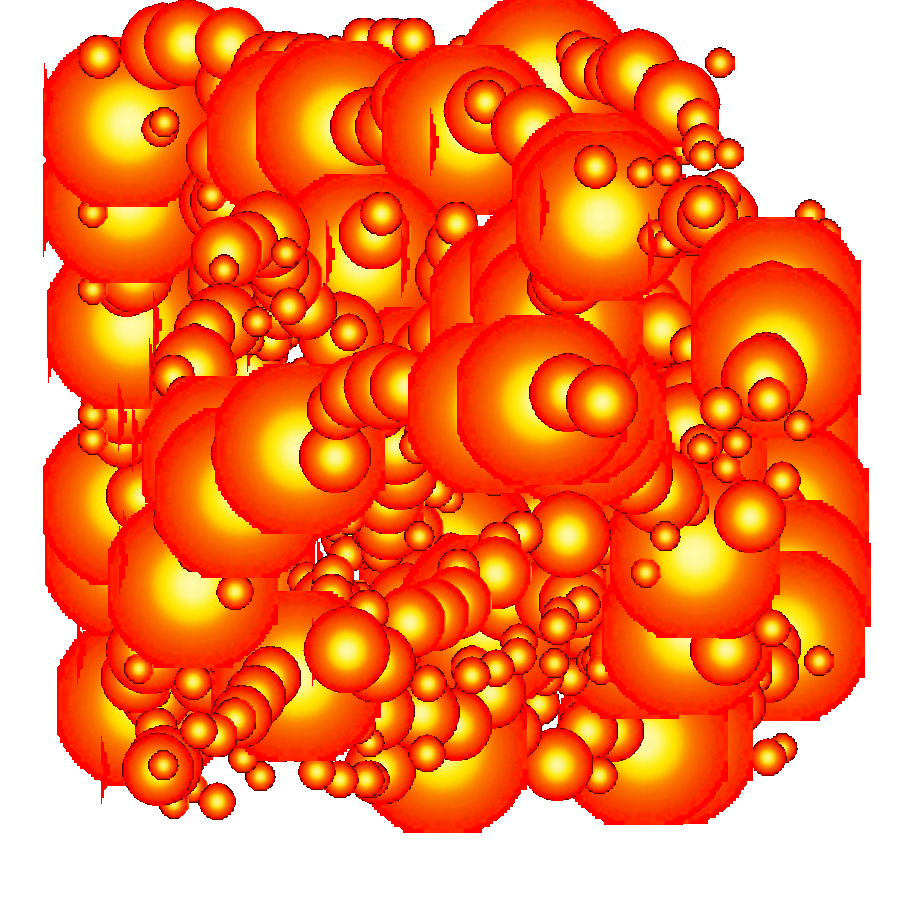
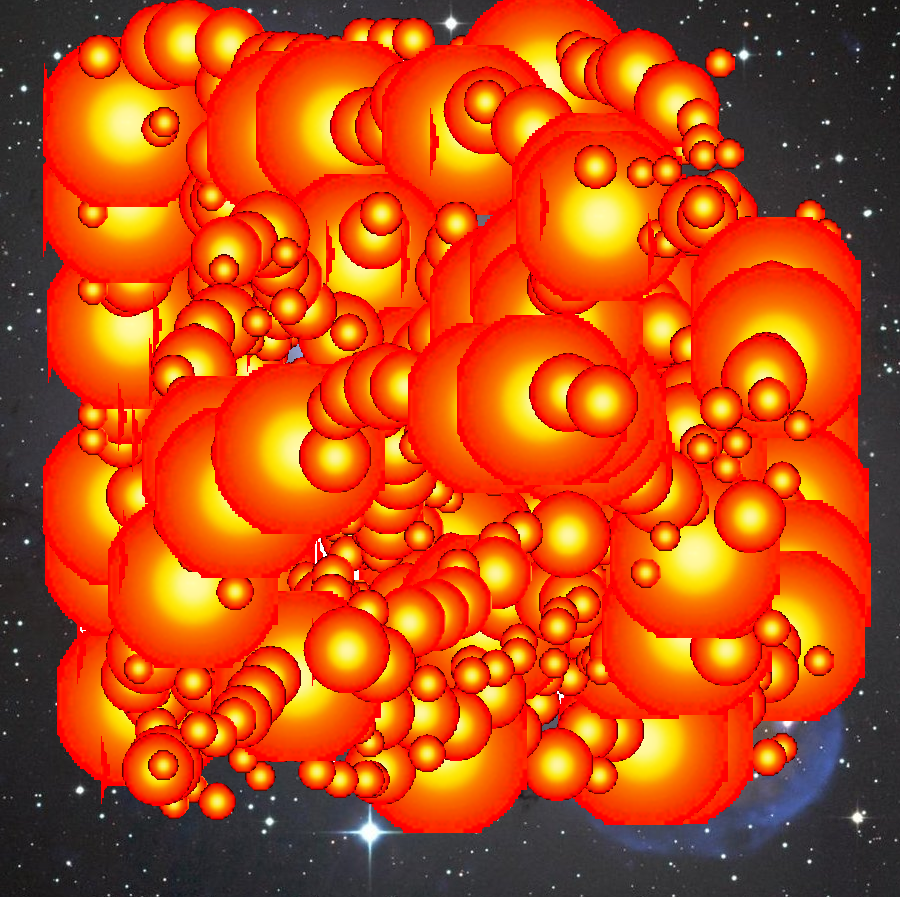
The second 900px x 900px image is a revision of the first. Changes to its layers:
added layer "dead ship background.png" over <box>0,0,900,897</box>
